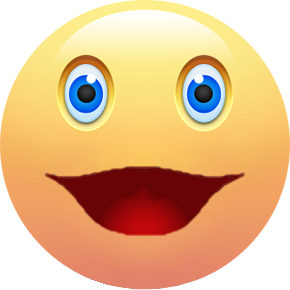
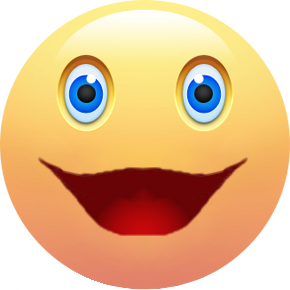
Revision of a layered w=290, h=290 image; what changed, layer by layer:
showed "lips supper happy" over left=37, top=157, right=249, bottom=237
hid "lips happy" (1st of 2) over left=44, top=165, right=246, bottom=236
